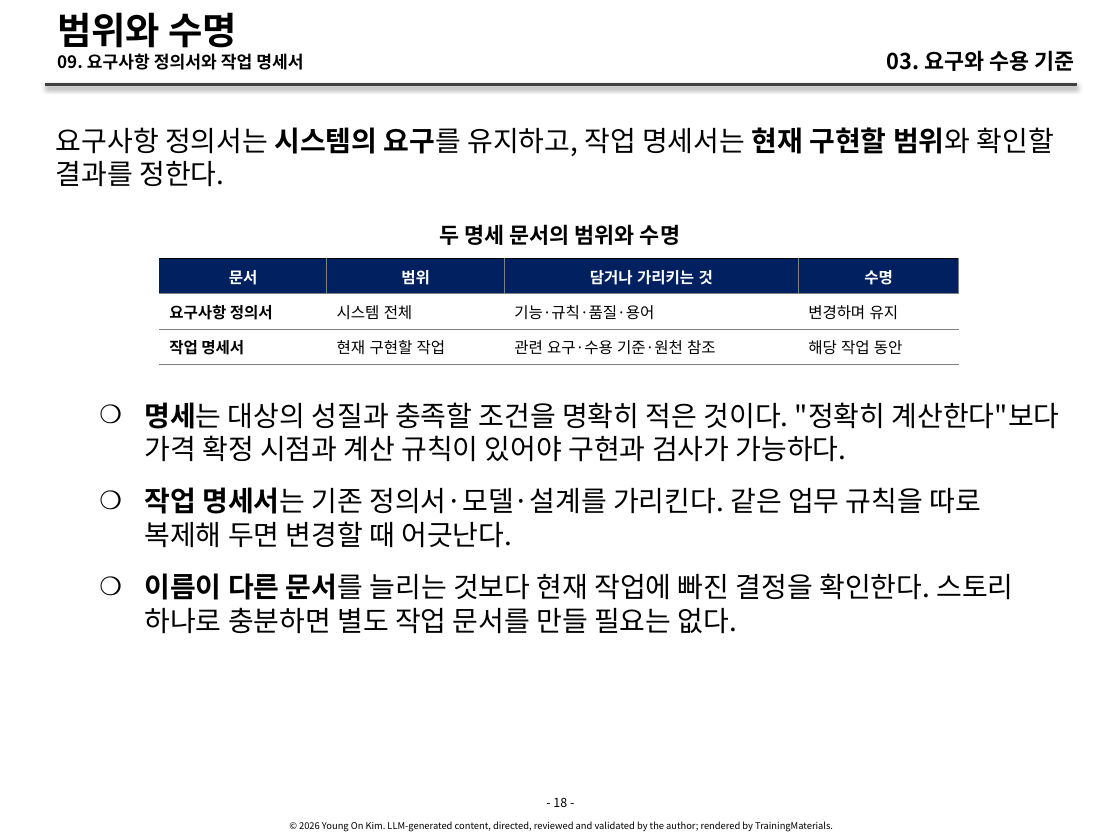
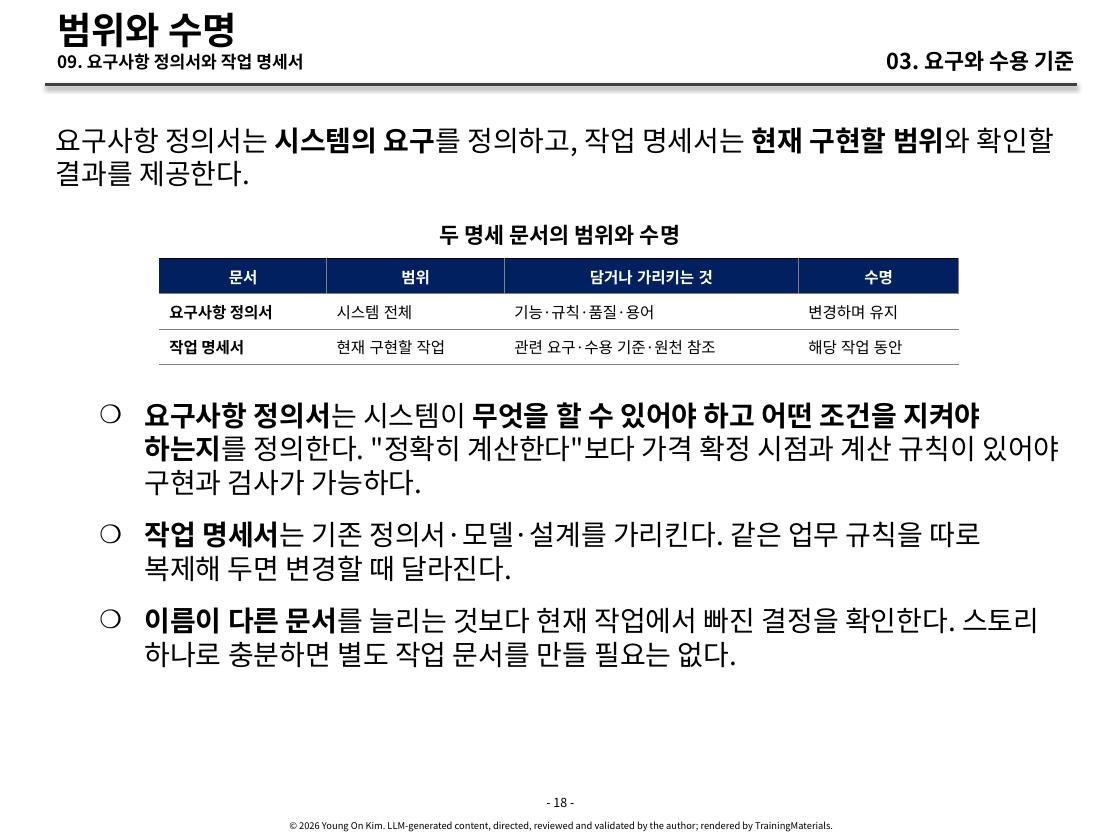
Before and after one commit to YoungSan77/TrainingMaterials, a slide deck: slide 18 of courses/ai-native/sessions/s03.pptx. Drawn at 1120x840 pixels with LibreOffice and Linux fonts; fonts in the diff are those of the drawing. Boxes give left, top, right and bottom in pixels: in the first picture for what was removed or moved away, otherwise in the second. Text is boxed around its words. In the diff, an @@ line names an element or a change of style, - is before the commit and + after.

```diff
--- a/courses/ai-native/sessions/s03.pptx
+++ b/courses/ai-native/sessions/s03.pptx
@@ text at [56, 127, 1054, 187]: text changed @@
-요구사항 정의서는 시스템의 요구를 유지하고, 작업 명세서는 현재 구현할 범위와 확인할 결과를 정한다.
+요구사항 정의서는 시스템의 요구를 정의하고, 작업 명세서는 현재 구현할 범위와 확인할 결과를 제공한다.
@@ table: place and size @@
-table at [159, 259, 958, 734]
+table at [159, 259, 958, 364]
@@ text at [144, 402, 1059, 668]: text changed @@
-    ❍ 명세는 대상의 성질과 충족할 조건을 명확히 적은 것이다. "정확히 계산한다"보다 가격 확정 시점과 계산 규칙이 있어야 구현과 검사가 가능하다.
-    ❍ 작업 명세서는 기존 정의서·모델·설계를 가리킨다. 같은 업무 규칙을 따로 복제해 두면 변경할 때 어긋난다.
-    ❍ 이름이 다른 문서를 늘리는 것보다 현재 작업에 빠진 결정을 확인한다. 스토리 하나로 충분하면 별도 작업 문서를 만들 필요는 없다.
+    ❍ 요구사항 정의서는 시스템이 무엇을 할 수 있어야 하고 어떤 조건을 지켜야 하는지를 정의한다. "정확히 계산한다"보다 가격 확정 시점과 계산 규칙이 있어야 구현과 검사가 가능하다.
+    ❍ 작업 명세서는 기존 정의서·모델·설계를 가리킨다. 같은 업무 규칙을 따로 복제해 두면 변경할 때 달라진다.
+    ❍ 이름이 다른 문서를 늘리는 것보다 현재 작업에서 빠진 결정을 확인한다. 스토리 하나로 충분하면 별도 작업 문서를 만들 필요는 없다.
```
Also in this commit, not shown: 30 other slides changed, 5 slides added, 29 other files.
